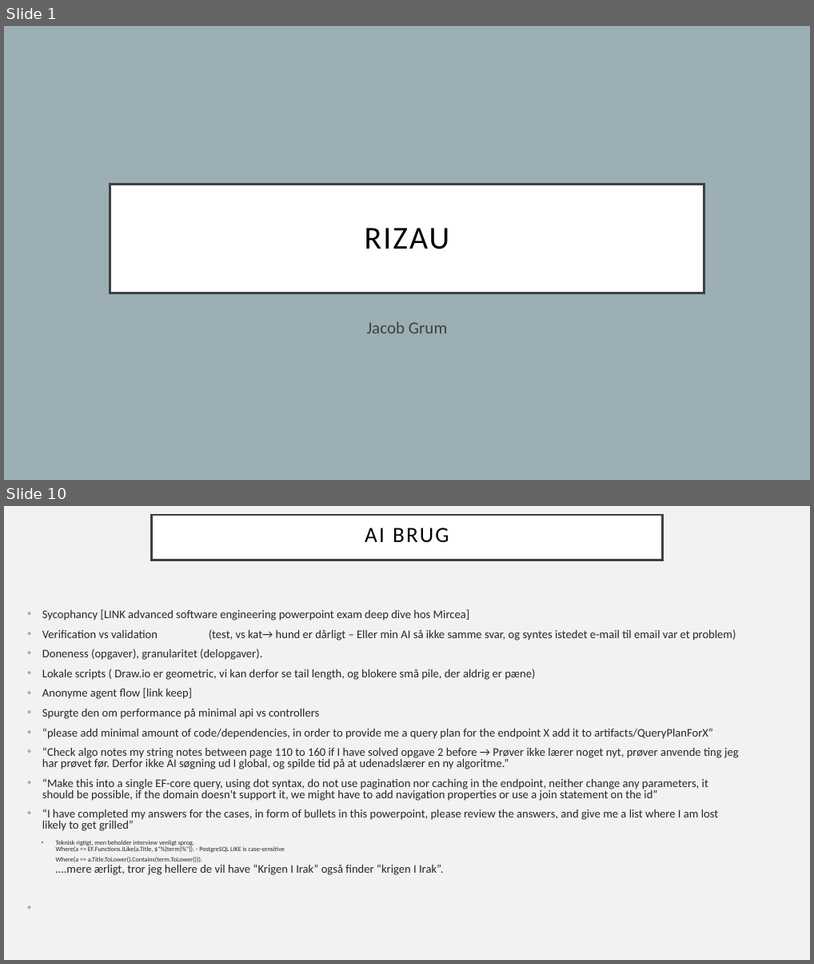
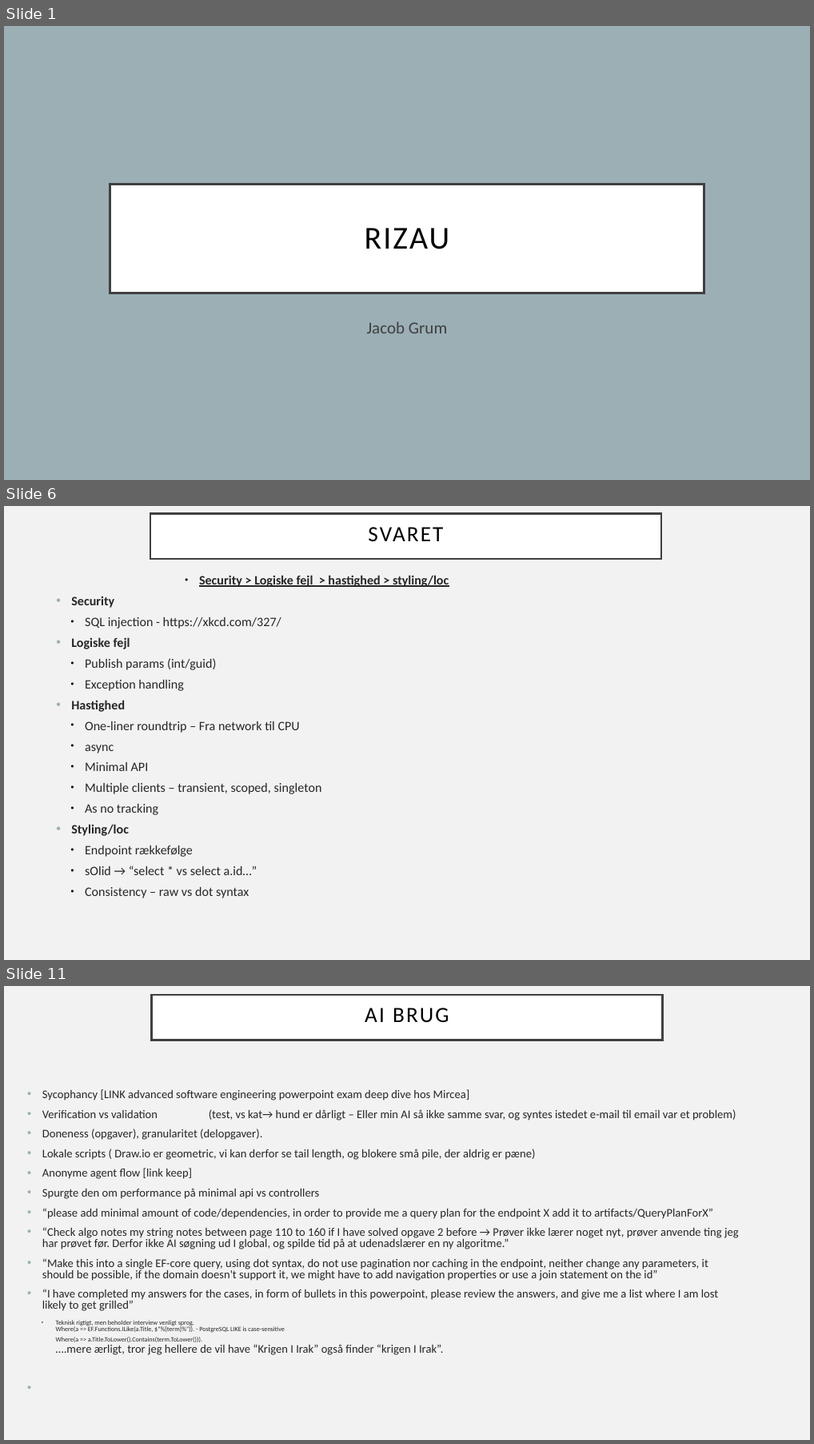
Before and after one commit to Grumlebob/JobInterviewRitzau, a slide deck: Ritzau.odp. Shown one above the other, each under a label of ours: slides 1 and 10 before the commit, slides 1, 6 and 11 after it; the slides between them are not shown. The pictures are 814x964 and 814x1444 pixels, drawn with LibreOffice and Linux fonts; fonts in the diff are those of the drawing. Boxes give left, top, right and bottom in pixels: in the first picture for what was removed or moved away, otherwise in the second. Text is boxed around its words. In the diff, an @@ line names an element or a change of style, - is before the commit and + after.

```diff
--- a/Ritzau.odp
+++ b/Ritzau.odp
@@ slide 6 added at <box>4,506,810,960</box>, background #F2F2F2 @@
@@ title added at <box>150,514,662,560</box>, fill #FFFFFF, outline #404040 2.49 pt, 25.9 pt, text #000000 @@
+SVARET
@@ text added at <box>71,574,449,898</box>, 15.3 pt, text #262626 @@
+                ● Security > Logiske fejl > hastighed > styling/loc
+• Security
+  ● SQL injection - https://xkcd.com/327/
+• Logiske fejl
+  ● Publish params (int/guid)
+  ● Exception handling
+• Hastighed
+  ● One-liner roundtrip – Fra network til CPU
+  ● async
+  ● Minimal API
+  ● Multiple clients – transient, scoped, singleton
+  ● As no tracking
+• Styling/loc
+  ● Endpoint rækkefølge
+  ● sOlid → “select * vs select a.id…”
+  ● Consistency – raw vs dot syntax
@@ what was slide 10 is now slide 11 @@
```
Also in this commit, not shown: 7 slides changed, 1 other slide added, 1 slide removed, 3 other files.
